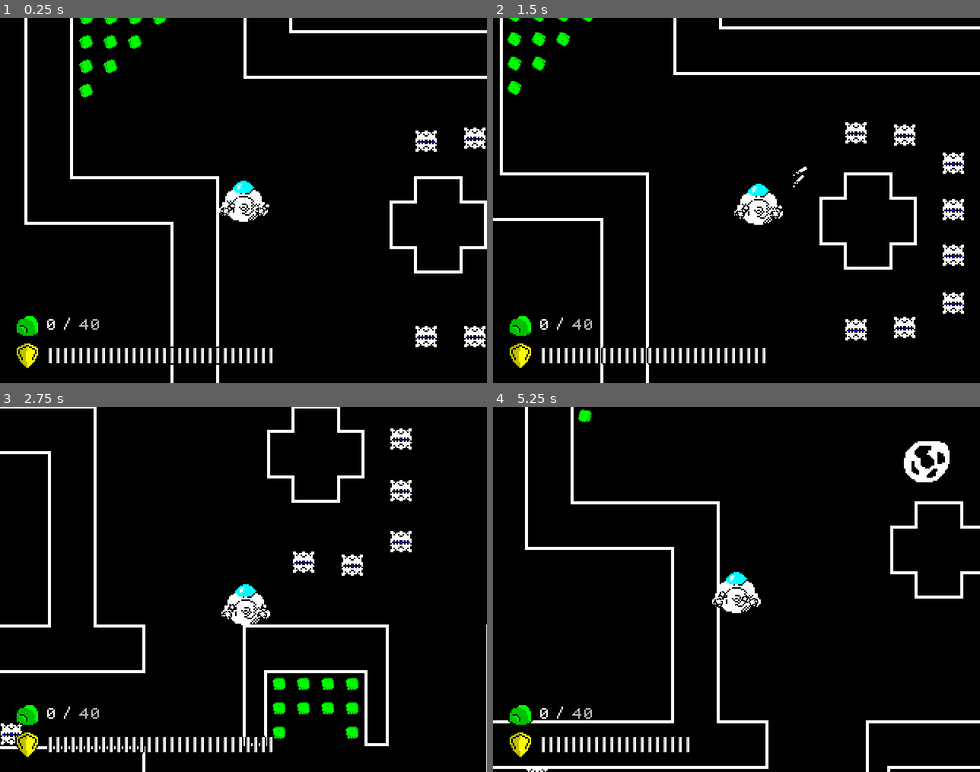
Above: before the commit, frames 1-4 (two rows, left to right).
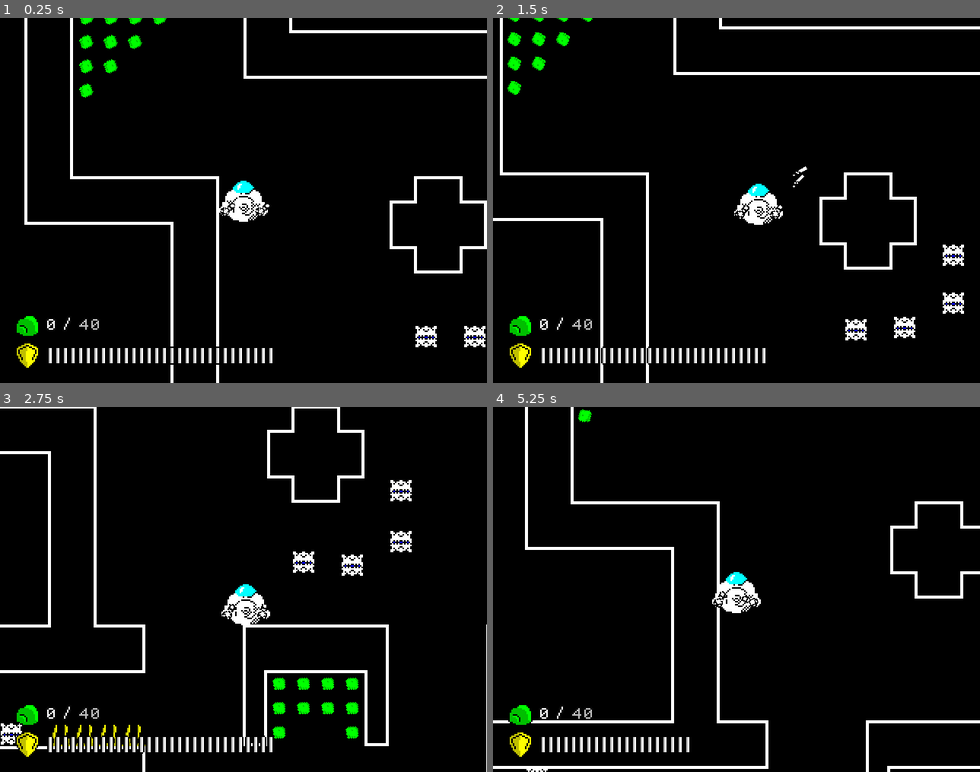
Above: after the commit, the same moments.

Repository: Paar86/Subminer
Game: Godot game, scene res://src/GameManager/GameManager.tscn
Two runs of this game, one before a commit and one after it. Both use one fixed random seed, a clock stepped at 60 frames per second and the inputs below.
Inputs (mouse positions are in pixels of both pictures, inside the frame that each line leads up to):
- Up to frame 1 (0.25 s): no input
- Up to frame 2 (1.5 s): move the mouse to (843, 182) at 0.52 s; hold D (right) 0.53-1.28 s; hold Space (dash) 0.53-1.28 s; move the mouse to (639, 218) at 1.27 s; hold S (down) from 1.28 s (still down); click (639, 218) at 1.35 s
- Up to frame 3 (2.75 s): move the mouse to (292, 509) at 2.02 s; release S (down) at 2.03 s; hold D (right) from 2.03 s (still down); hold Space (dash) from 2.03 s (still down)
- Up to frame 4 (5.25 s): move the mouse to (712, 662) at 2.77 s; release D (right) at 2.78 s; release Space (dash) at 2.78 s; hold W (up) 2.78-3.53 s; click (712, 662) at 2.85 s; move the mouse to (882, 644) at 3.52 s; hold Space (dash) 3.53-4.28 s; hold A (left) 3.53-5.03 s; move the mouse to (590, 534) at 4.27 s; click (590, 534) at 4.35 s; move the mouse to (760, 589) at 5.02 s; hold S (down) from 5.03 s (still down); hold Space (dash) from 5.03 s (still down)

The runs differ from the first frame. In frame 1, 0.3% of the frame differs, in the area x 85-100%, y 30-37%; in frame 2, 0.7%, in the area x 72-97%, y 28-56%; in frame 3, 0.3%; in frame 4, 0.6%.

Commit message:
Added basic seaweed enemy
+

Diff:
--- /dev/null
+++ b/src/Enemies/Seaweed.gd
@@ -0,0 +1,11 @@
+extends Sprite
+
+var push_vector := Vector2.UP
+
+var _damage := 2
+var _push_strength := 60.0
+
+
+func _on_Hitbox_area_entered(area: Area2D) -> void:
+	if area.owner is GameActor:
+		area.owner.propagate_effects({Enums.Effects.DAMAGE: _damage})
--- /dev/null
+++ b/src/Enemies/Seaweed.tscn
@@ -0,0 +1,38 @@
+[gd_scene load_steps=5 format=2]
+
+[ext_resource path="res://assets/seaweed_sheet.png" type="Texture" id=1]
+[ext_resource path="res://src/Enemies/Seaweed.gd" type="Script" id=2]
+
+[sub_resource type="RectangleShape2D" id=3]
+extents = Vector2( 8, 6 )
+
+[sub_resource type="Animation" id=1]
+length = 0.001
+tracks/0/type = "value"
+tracks/0/path = NodePath("..:frame")
+tracks/0/interp = 1
+tracks/0/loop_wrap = true
+tracks/0/imported = false
+tracks/0/enabled = true
+tracks/0/keys = {
+"times": PoolRealArray( 0 ),
+"transitions": PoolRealArray( 1 ),
+"update": 0,
+"values": [ 0 ]
+}
+
+[node name="Seaweed" type="Sprite"]
+texture = ExtResource( 1 )
+script = ExtResource( 2 )
+
+[node name="Hitbox" type="Area2D" parent="."]
+
+[node name="CollisionShape2D" type="CollisionShape2D" parent="Hitbox"]
+position = Vector2( 0, 2 )
+shape = SubResource( 3 )
+
+[node name="AnimationPlayer" type="AnimationPlayer" parent="."]
+root_node = NodePath("../Hitbox")
+anims/RESET = SubResource( 1 )
+
+[connection signal="area_entered" from="Hitbox" to="." method="_on_Hitbox_area_entered"]
--- a/src/Levels/Level1.tscn
+++ b/src/Levels/Level1.tscn
@@ -1,6 +1,7 @@
-[gd_scene load_steps=2 format=2]
+[gd_scene load_steps=3 format=2]
 
 [ext_resource path="res://src/Levels/LevelBase.tscn" type="PackedScene" id=1]
+[ext_resource path="res://src/Enemies/Seaweed.tscn" type="PackedScene" id=2]
 
 [node name="Level1" type="Node"]
 
@@ -12,6 +13,18 @@
 tile_data = PoolIntArray( -65502, 0, 8, -65501, 0, 10, -65500, 0, 10, -65499, 0, 10, -65498, 0, 10, -65497, 0, 10, -654 …(9410 unchanged characters)…
 
 [node name="ObjectsTileMap" parent="LevelBase" index="1"]
-tile_data = PoolIntArray( 65572, 2, 0, 65573, 2, 0, 65574, 2 …(355 unchanged characters)… , 2, 0, 327720, 0, 0, 393218, 2, 0, 524304, 0, 0, 524306, 0, 0, 524322, 536870915, 0, 589844, 0, 0, 655368, 1, 0, 720916, 0, 0, 851988, 0, 0, 983060, 0, 0, 1048592 …(400 unchanged characters)…
+tile_data = PoolIntArray( 65572, 2, 0, 65573, 2, 0, 65574, 2 …(355 unchanged characters)… , 2, 0, 327720, 0, 0, 393218, 2, 0, 524322, 536870915, 0, 655368, 1, 0, 851988, 0, 0, 983060, 0, 0, 1048592 …(400 unchanged characters)…
+
+[node name="Sprite" parent="LevelBase/Enemies" index="0" instance=ExtResource( 2 )]
+position = Vector2( 152, 376 )
+
+[node name="Sprite2" parent="LevelBase/Enemies" index="1" instance=ExtResource( 2 )]
+position = Vector2( 136, 376 )
+
+[node name="Sprite3" parent="LevelBase/Enemies" index="2" instance=ExtResource( 2 )]
+position = Vector2( 120, 376 )
+
+[node name="Sprite4" parent="LevelBase/Enemies" index="3" instance=ExtResource( 2 )]
+position = Vector2( 104, 376 )
 
 [editable path="LevelBase"]
Binary file added: assets/seaweed_sheet.png
Not shown, added: assets/seaweed_sheet.png.import
